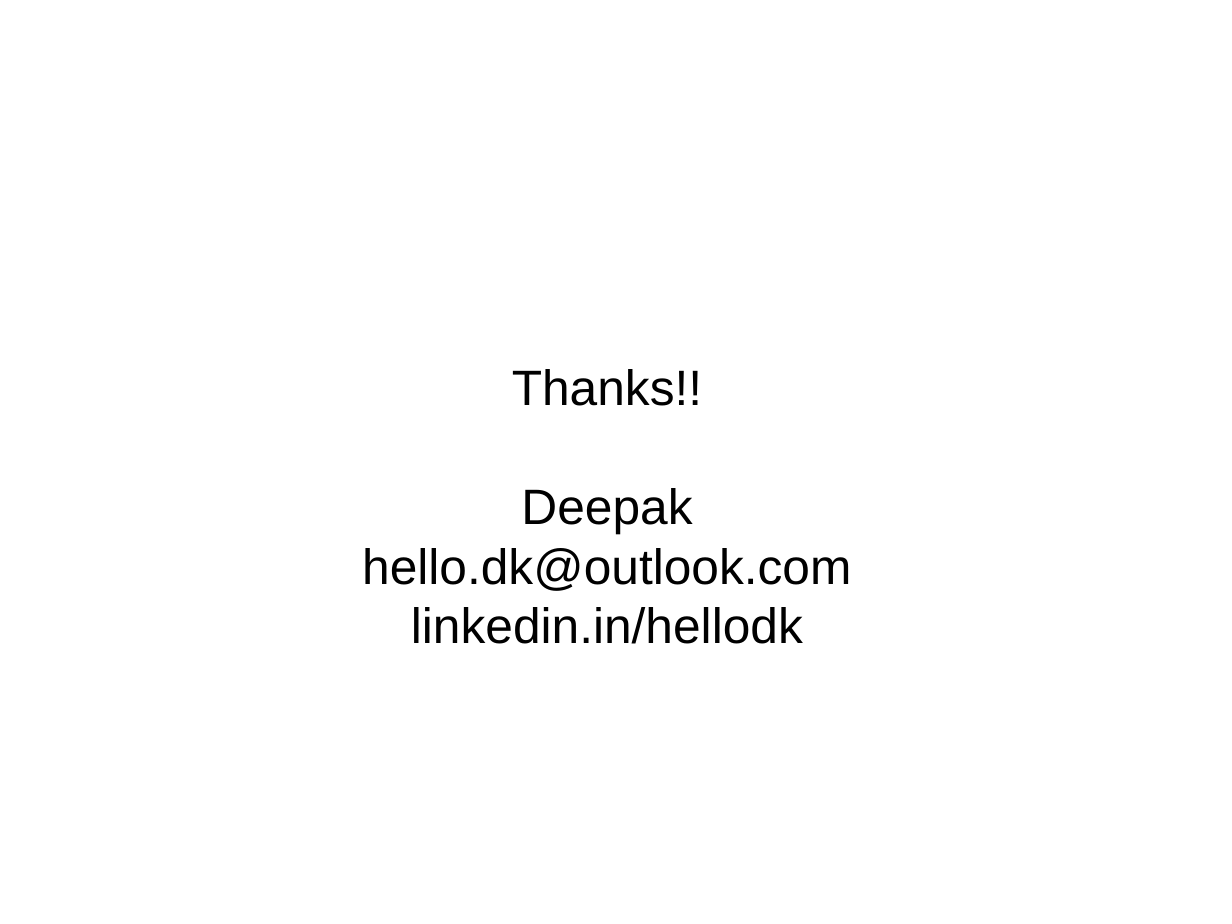
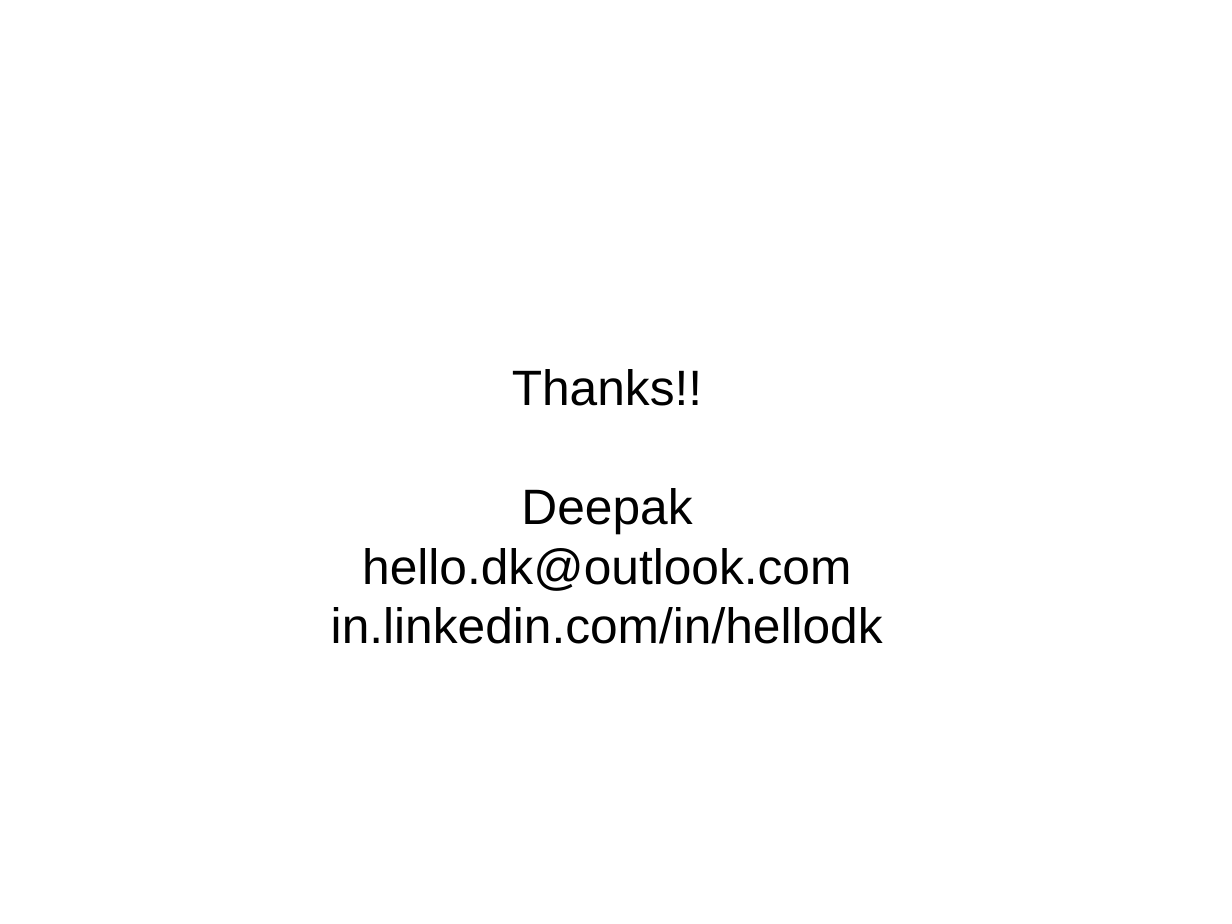
Before and after one commit to hellodk/ansible-meetup-bangalore, a slide deck: slide 16 of Contributing _to_Ansible.odp (slide 15 before the commit). Drawn at 1232x924 pixels with LibreOffice and Linux fonts; fonts in the diff are those of the drawing. Boxes give left, top, right and bottom in pixels: in the first picture for what was removed or moved away, otherwise in the second. Text is boxed around its words. In the diff, an @@ line names an element or a change of style, - is before the commit and + after.

```diff
--- a/Contributing _to_Ansible.odp
+++ b/Contributing _to_Ansible.odp
@@ subtitle at (331, 607, 883, 644): text changed @@
-linkedin.in/hellodk
+in.linkedin.com/in/hellodk
```
Also in this commit, not shown: 4 other slides changed, 1 slide added, 1 other file.
